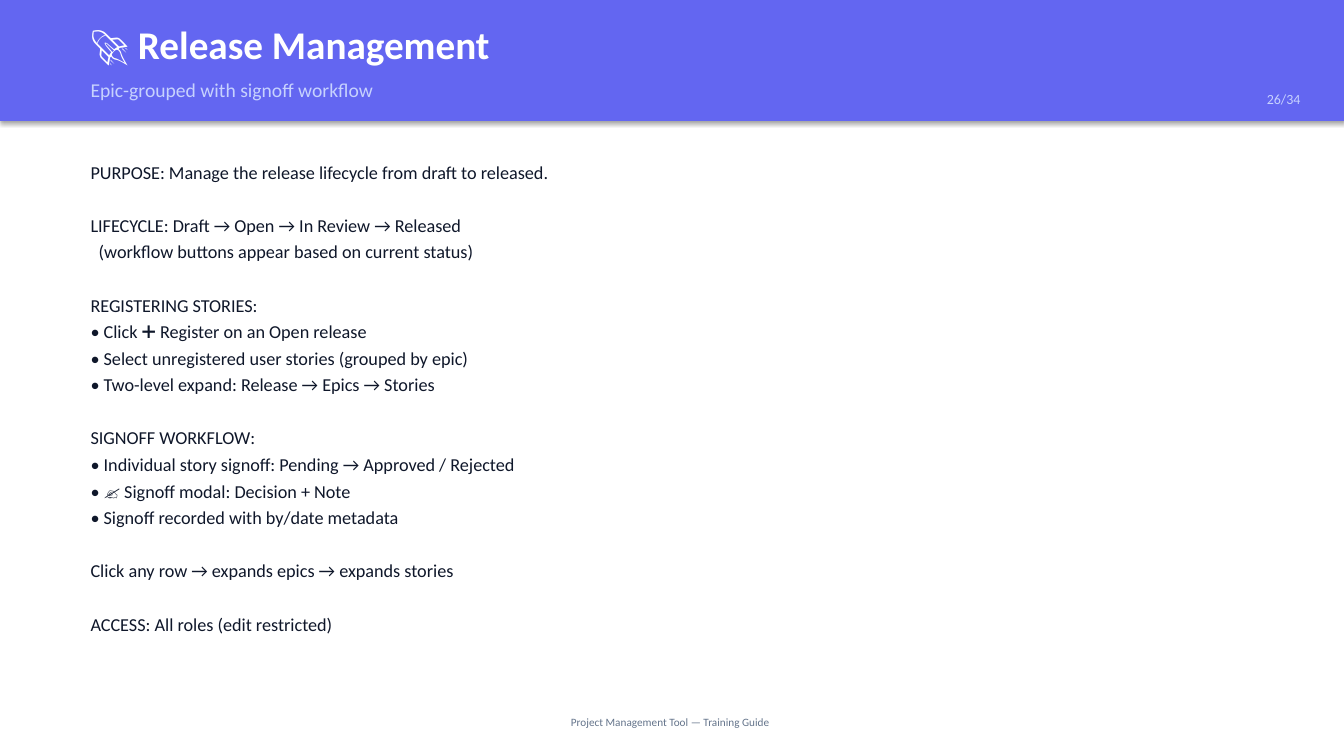
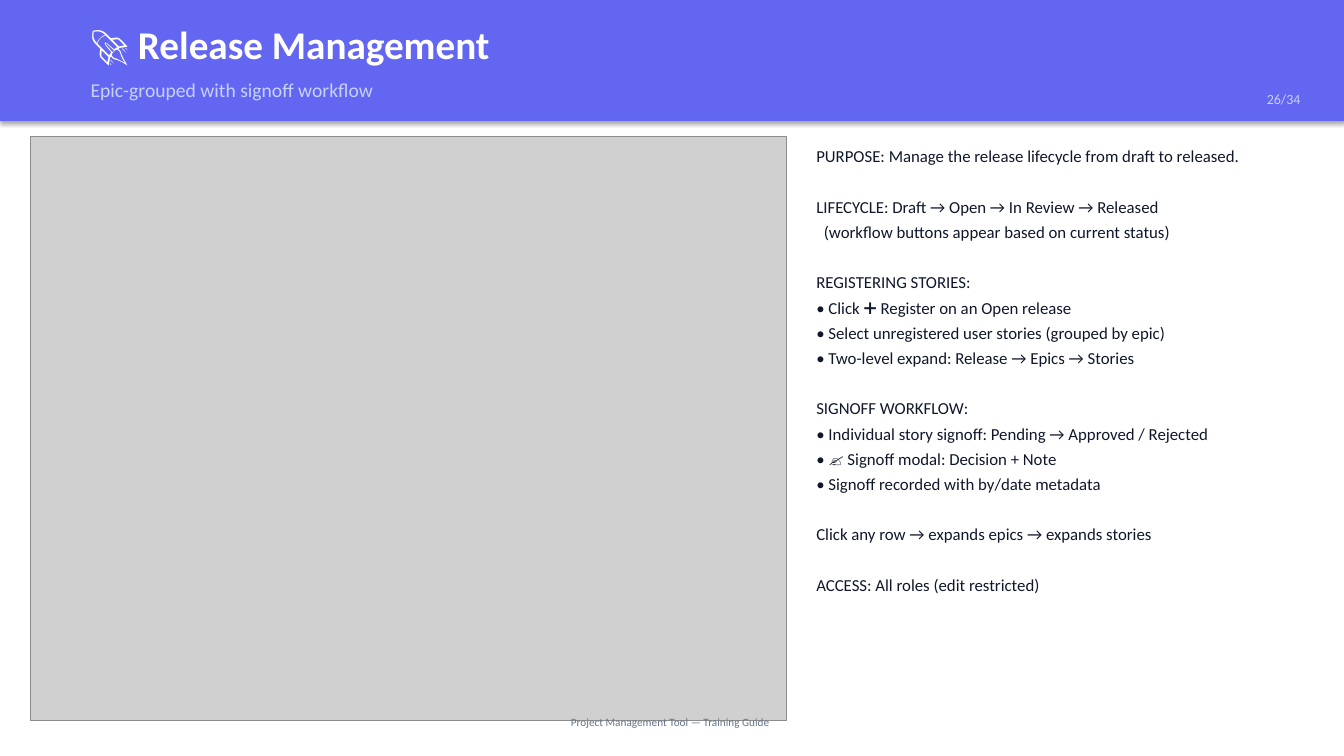
Before and after one commit to lusheng1123/project-management-tool-codeapp, a slide deck: slide 26 of training/Training-PM-Tool.pptx. Drawn at 1344x756 pixels with LibreOffice and Linux fonts; fonts in the diff are those of the drawing; grey boxes stand for pictures. Boxes give left, top, right and bottom in pixels: in the first picture for what was removed or moved away, otherwise in the second. Text is boxed around its words. In the diff, an @@ line names an element or a change of style, - is before the commit and + after.

Commit message:
feat: embed 14 screenshots into training PPT
Captured fresh Playwright screenshots of all 11 pages.
Mapped to 14 slides (11 feature + 3 role):
- dashboard, portfolio, demand, products, epics, risks,
  releases, sprints, governance, users, config
- Admin→users, DL→demand, BA→governance

PPT size: 86KB → 1.7MB (image-embedded)
All screenshots in training/screenshots/ (1440×900)

```diff
--- a/training/Training-PM-Tool.pptx
+++ b/training/Training-PM-Tool.pptx
@@ picture added at bbox=[30, 136, 786, 721] @@
@@ text "PURPOSE: Manage the release lifecycle ...": place and size @@
-text "PURPOSE: Manage the release lifecycle ..." at bbox=[91, 166, 548, 634]
+text "PURPOSE: Manage the release lifecycle ..." at bbox=[816, 150, 1239, 593]
@@ text "PURPOSE: Manage the release lifecycle ..." at bbox=[816, 150, 1239, 593]: size 13 to 12 pt; line spacing 19pt to 18pt @@
```
Also in this commit, not shown: 13 other slides changed, 13 other files.
